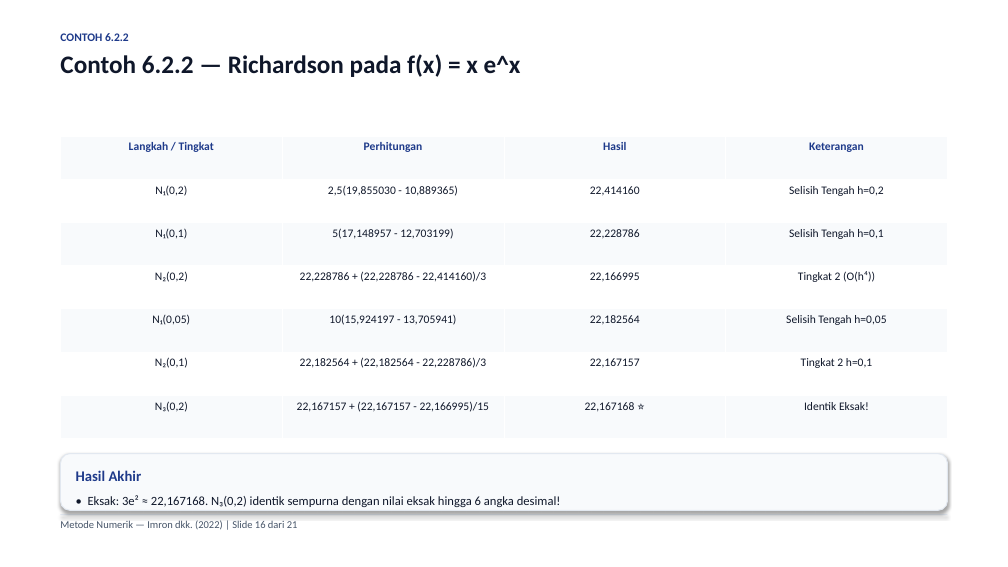
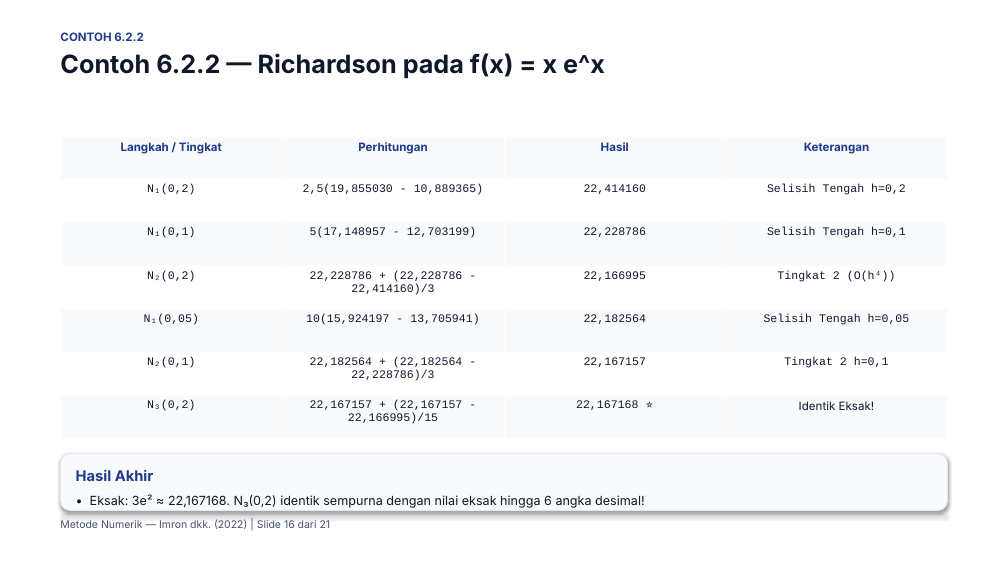
Before and after one commit to Moreyartea/Diferensiasi-Numerik, a slide deck: slide 16 of Diferensiasi_Numerik.pptx. Drawn at 1008x567 pixels with LibreOffice and Linux fonts; fonts in the diff are those of the drawing. Boxes give left, top, right and bottom in pixels: in the first picture for what was removed or moved away, otherwise in the second. Text is boxed around its words. In the diff, an @@ line names an element or a change of style, - is before the commit and + after.

Commit message:
feat: add local font assets and update print stylesheet for 16:9 presentation export

```diff
--- a/Diferensiasi_Numerik.pptx
+++ b/Diferensiasi_Numerik.pptx
@@ table at bbox=[60, 136, 947, 439] @@
@@ font Calibri to Inter in "Langkah / Tingkat", "Perhitungan", "Hasil", "Keterangan" and 1 more places @@
@@ font Calibri to Courier New in "N₁(0,2)", "2,5(19,855030 - 10,889365)", "22,414160", "Selisih Tengah h=0,2" and 19 more places @@
@@ font Calibri to Inter in 3 elements at bbox=[60, 32, 605, 78], bbox=[60, 519, 331, 529], bbox=[76, 470, 644, 508] @@
```
Also in this commit, not shown: 20 other slides changed, 13 other files.
